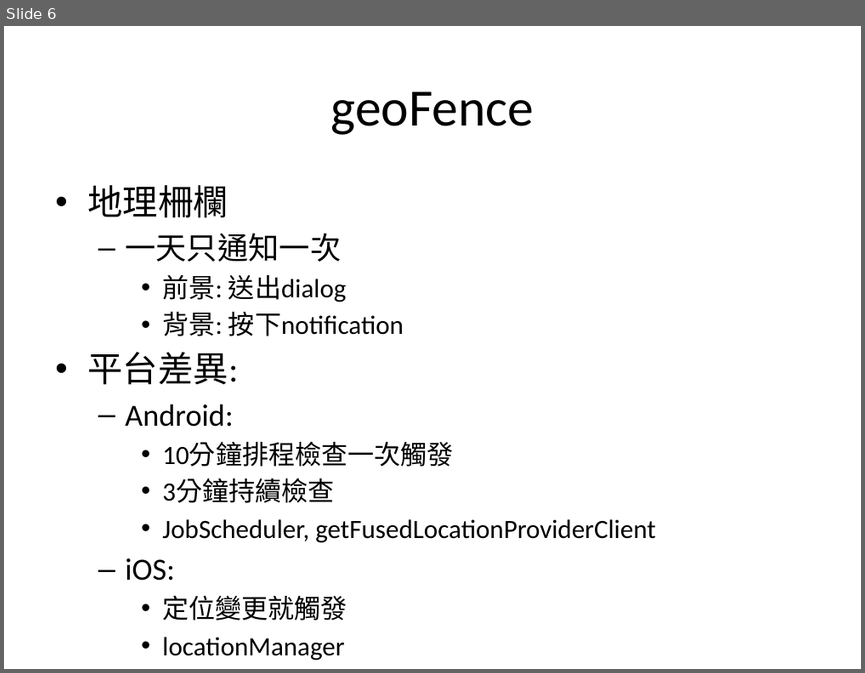
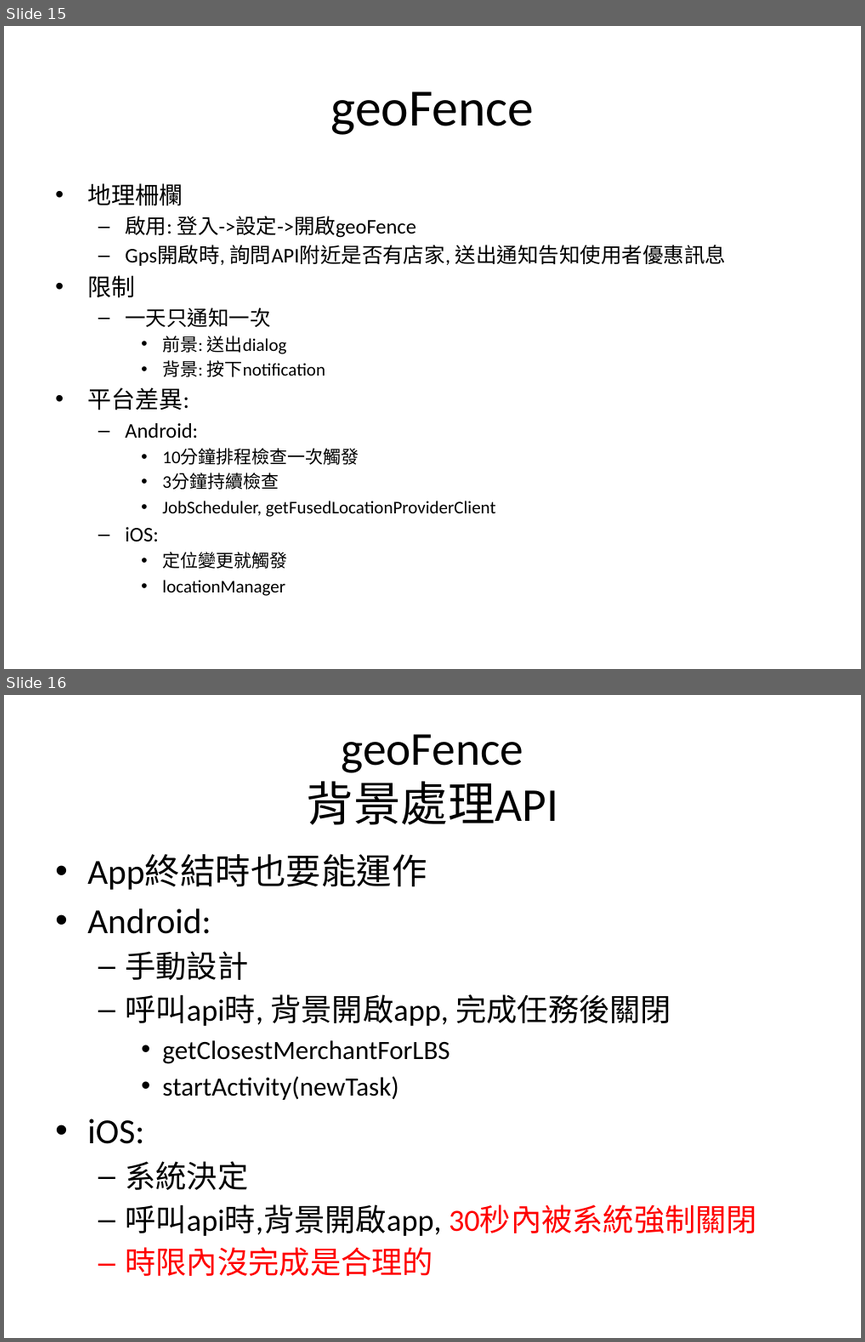
Before and after one commit to kodakjerec/myWebView, a slide deck: sequence/SCMobile負責項目.pptx. Shown one above the other, each under a label of ours: slide 6 before the commit, slides 15 and 16 after it. The pictures are 865x673 and 865x1342 pixels, drawn with LibreOffice and Linux fonts; fonts in the diff are those of the drawing. Boxes give left, top, right and bottom in pixels: in the first picture for what was removed or moved away, otherwise in the second. Text is boxed around its words. In the diff, an @@ line names an element or a change of style, - is before the commit and + after.

```diff
--- a/sequence/SCMobile負責項目.pptx
+++ b/sequence/SCMobile負責項目.pptx
@@ slide 16 added at (x1=4, y1=695, x2=861, y2=1338), background #FFFFFF @@
@@ title added at (x1=307, y1=734, x2=558, y2=825), 39.6 pt, text #000000 @@
+geoFence
+背景處理API
@@ text added at (x1=87, y1=855, x2=757, y2=1276), 25.9 pt, text #000000 @@
+• App終結時也要能運作
+• Android:
+  – 手動設計
+  – 呼叫api時, 背景開啟app, 完成任務後關閉
+    • getClosestMerchantForLBS
+    • startActivity(newTask)
+• iOS:
+  – 系統決定
+  – 呼叫api時,背景開啟app, 30秒內被系統強制關閉
+  – 時限內沒完成是合理的
@@ what was slide 6 is now slide 15 @@
@@ slide 15 changed as well @@
@@ text at (x1=87, y1=183, x2=496, y2=596): size 29.6 to 20 pt in "地理柵欄", "平台差異:"; size 25.9 to 17.5 pt in "一天只通知一次", "Android:", "iOS:"; size 22.2 to 15 pt in "前景: 送出dialog", "背景: 按下notification", "10分鐘排程檢查一次觸發", "3分鐘持續檢查" and 3 more places; less space between paragraphs @@
@@ text at (x1=87, y1=216, x2=726, y2=298): paragraphs added @@
+  – 啟用: 登入->設定->開啟geoFence
+  – Gps開啟時, 詢問API附近是否有店家, 送出通知告知使用者優惠訊息
+• 限制
```
Also in this commit, not shown: 4 other slides changed, 15 other slides added, 1 slide removed, 11 other files.
